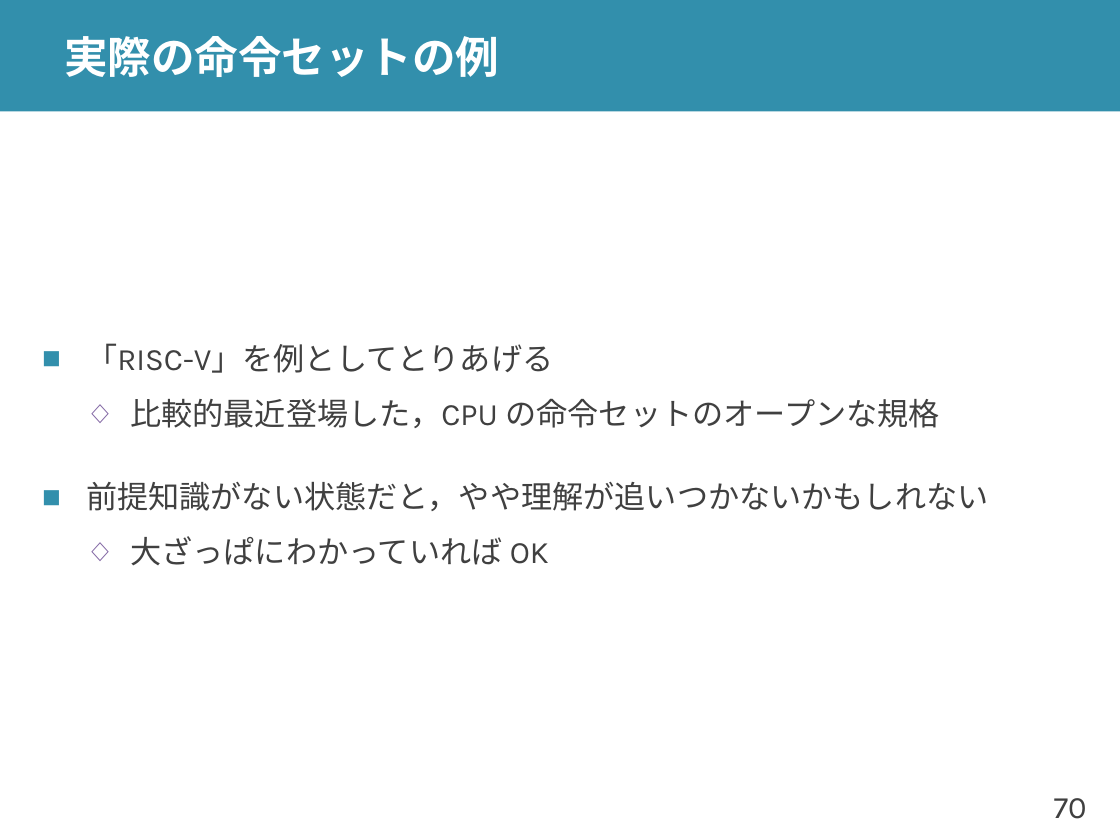
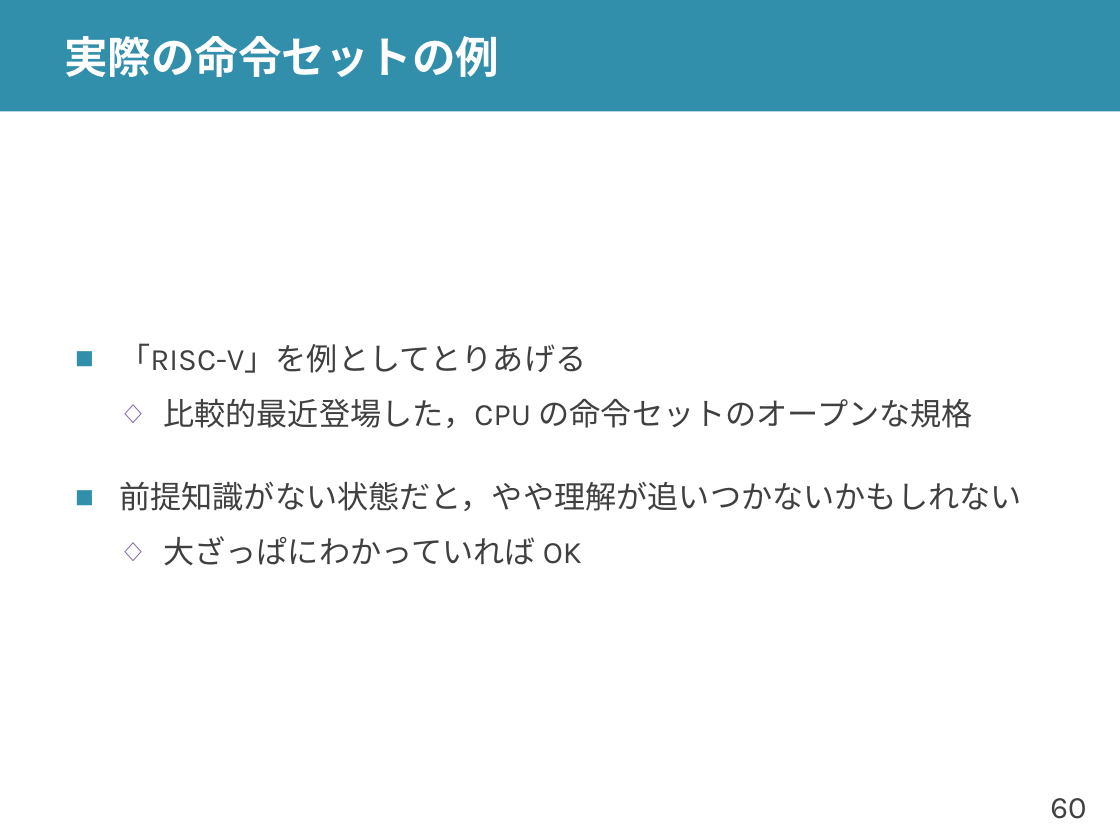
Before and after one commit to shioyadan/advanced-computer-organization, a slide deck: slide 60 of aco-shioya-01.pptx (slide 70 before the commit). Drawn at 1120x840 pixels with LibreOffice and Linux fonts; fonts in the diff are those of the drawing. Boxes give left, top, right and bottom in pixels: in the first picture for what was removed or moved away, otherwise in the second. Text is boxed around its words. In the diff, an @@ line names an element or a change of style, - is before the commit and + after.

```diff
--- a/aco-shioya-01.pptx
+++ b/aco-shioya-01.pptx
@@ text "「RISC-V」を例としてとりあげる" moved from (x1=86, y1=343, x2=988, y2=566) to (x1=119, y1=343, x2=1021, y2=566) @@
@@ page number at (x1=1050, y1=798, x2=1086, y2=819): text changed @@
-70
+60
```
Also in this commit, not shown: 7 other slides changed, 4 slides added, 10 slides removed.
